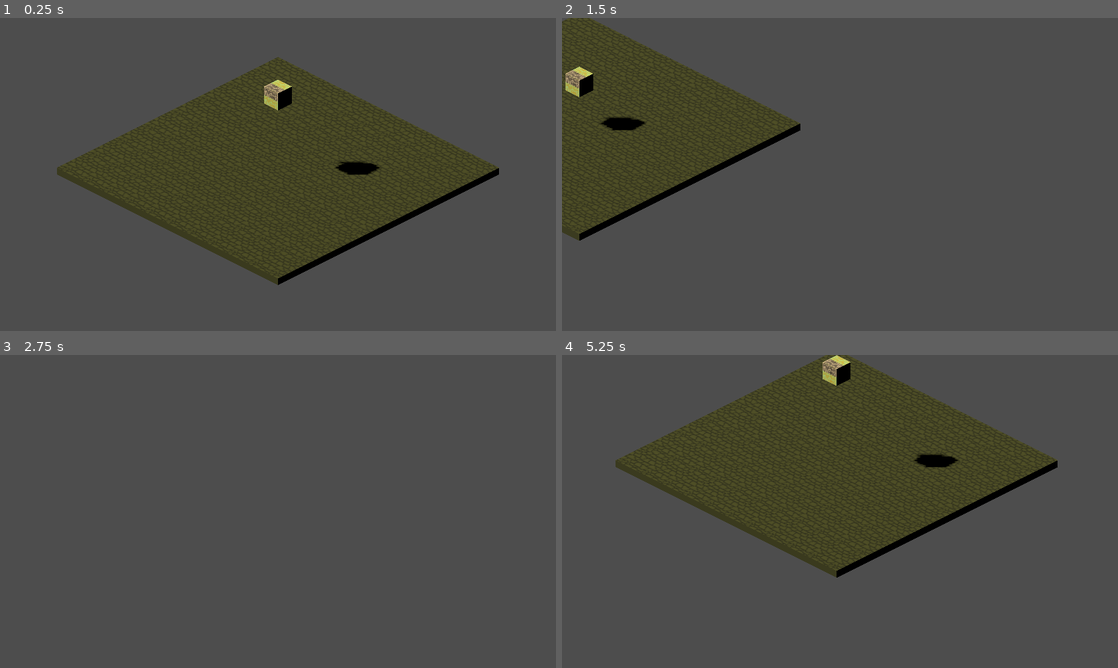
Above: before the commit, frames 1-4 (two rows, left to right).
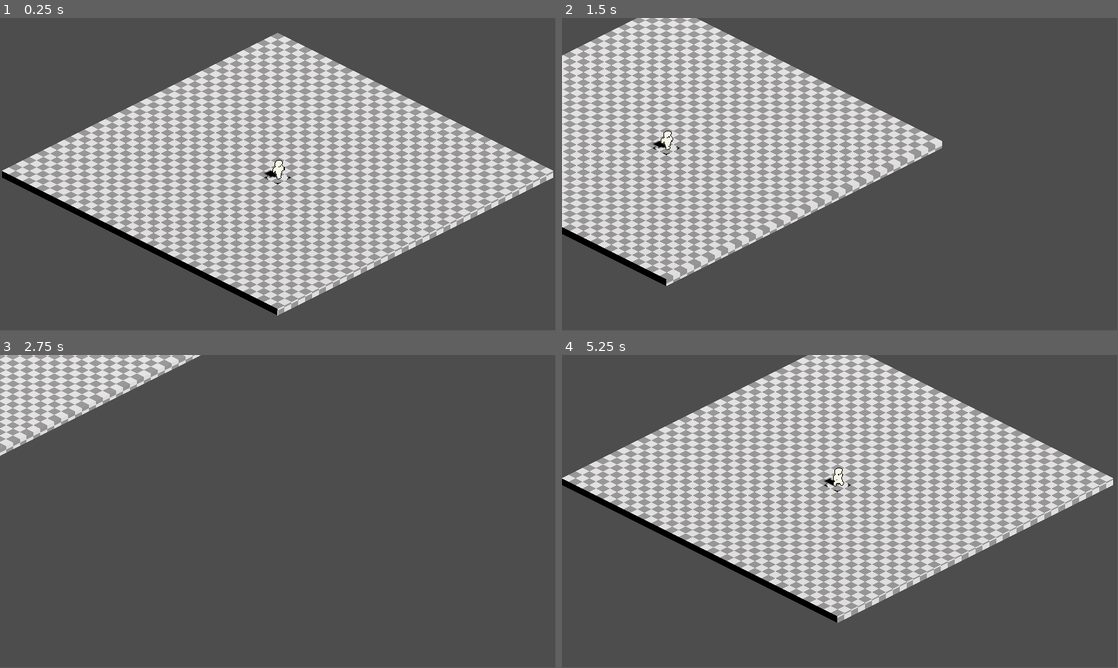
Above: after the commit, the same moments.

Repository: Armndo/tactics-poc
Game: Godot game, scene res://scene.tscn
Same seed, same stepped clock (60 frames per second), same inputs: the game is played once before the commit and once after it.
Inputs:
- Up to frame 1 (0.25 s): no input
- Up to frame 2 (1.5 s): tap Enter (start) at 0.5 s; hold Right (d-right) 0.53-1.28 s; hold J (a-button) 0.53-1.28 s; tap K (b-button) at 0.8, 1.35 s; hold Down (d-down) from 1.28 s (still down)
- Up to frame 3 (2.75 s): tap S (l-stick-d) at 1.55 s; release Down (d-down) at 2.03 s; hold Right (d-right) from 2.03 s (still down); hold S (l-stick-d) from 2.03 s (still down); tap A (l-stick-l) at 2.3 s
- Up to frame 4 (5.25 s): release Right (d-right) at 2.78 s; release S (l-stick-d) at 2.78 s; hold Up (d-up) 2.78-3.53 s; tap A (l-stick-l) at 2.85 s; tap D (l-stick-r) at 3.05 s; hold D (l-stick-r) 3.53-4.28 s; hold Left (d-left) 3.53-5.03 s; tap W (l-stick-u) at 3.8, 4.35 s; tap Space (select) at 4.55, 5.1 s; hold Down (d-down) from 5.03 s (still down); hold J (a-button) from 5.03 s (still down)
In our replay, the window is 800x450 before the commit and 799x449 after it. These sizes can differ from the game's own. Grey fills any space a smaller window leaves; there, only what the larger window draws over its background counts as a difference.

The runs differ from the first frame. In frame 1, 46% of the frame differs, in the area x 0-100%, y 4-96%; in frame 2, 37%; in frame 3, 5.8%; in frame 4, 46%.

Commit message:
feat: added cursor and character placeholder!!!
working with shadows too :)

Diff:
--- /dev/null
+++ b/assets/frames/denam.tres
@@ -0,0 +1,35 @@
+[gd_resource type="SpriteFrames" load_steps=5 format=3 uid="uid://bwxr6bjxwgc6a"]
+
+[ext_resource type="Texture2D" uid="uid://bf6s2xu0a1jdu" path="res://assets/textures/denam-spr.png" id="1_5563e"]
+
+[sub_resource type="AtlasTexture" id="AtlasTexture_5tw0p"]
+atlas = ExtResource("1_5563e")
+region = Rect2(0, 0, 20, 26)
+
+[sub_resource type="AtlasTexture" id="AtlasTexture_ip2sb"]
+atlas = ExtResource("1_5563e")
+region = Rect2(20, 0, 20, 26)
+
+[sub_resource type="AtlasTexture" id="AtlasTexture_7ssvv"]
+atlas = ExtResource("1_5563e")
+region = Rect2(40, 0, 20, 26)
+
+[resource]
+animations = [{
+"frames": [{
+"duration": 1.0,
+"texture": SubResource("AtlasTexture_5tw0p")
+}, {
+"duration": 1.0,
+"texture": SubResource("AtlasTexture_ip2sb")
+}, {
+"duration": 1.0,
+"texture": SubResource("AtlasTexture_5tw0p")
+}, {
+"duration": 1.0,
+"texture": SubResource("AtlasTexture_7ssvv")
+}],
+"loop": true,
+"name": &"idle_walk",
+"speed": 4.0
+}]
--- /dev/null
+++ b/assets/frames/denam_shadow.tres
@@ -0,0 +1,39 @@
+[gd_resource type="SpriteFrames" load_steps=6 format=3 uid="uid://iulvslm3hkul"]
+
+[ext_resource type="Texture2D" uid="uid://dkrbliiikfcls" path="res://assets/textures/char_placeholder.png" id="1_pp366"]
+
+[sub_resource type="AtlasTexture" id="AtlasTexture_fmgmi"]
+atlas = ExtResource("1_pp366")
+region = Rect2(0, 0, 20, 26)
+
+[sub_resource type="AtlasTexture" id="AtlasTexture_qmfbe"]
+atlas = ExtResource("1_pp366")
+region = Rect2(20, 0, 20, 26)
+
+[sub_resource type="AtlasTexture" id="AtlasTexture_gs6jw"]
+atlas = ExtResource("1_pp366")
+region = Rect2(0, 26, 20, 26)
+
+[sub_resource type="AtlasTexture" id="AtlasTexture_ydqcj"]
+atlas = ExtResource("1_pp366")
+region = Rect2(20, 26, 20, 26)
+
+[resource]
+animations = [{
+"frames": [{
+"duration": 1.0,
+"texture": SubResource("AtlasTexture_fmgmi")
+}, {
+"duration": 1.0,
+"texture": SubResource("AtlasTexture_qmfbe")
+}, {
+"duration": 1.0,
+"texture": SubResource("AtlasTexture_gs6jw")
+}, {
+"duration": 1.0,
+"texture": SubResource("AtlasTexture_ydqcj")
+}],
+"loop": true,
+"name": &"idle_walk",
+"speed": 4.0
+}]
--- /dev/null
+++ b/assets/frames/placeholder.tres
@@ -0,0 +1,39 @@
+[gd_resource type="SpriteFrames" load_steps=6 format=3 uid="uid://ckk3w270vss1t"]
+
+[ext_resource type="Texture2D" uid="uid://dkrbliiikfcls" path="res://assets/textures/char_placeholder.png" id="1_tulh3"]
+
+[sub_resource type="AtlasTexture" id="AtlasTexture_fmgmi"]
+atlas = ExtResource("1_tulh3")
+region = Rect2(0, 0, 20, 26)
+
+[sub_resource type="AtlasTexture" id="AtlasTexture_qmfbe"]
+atlas = ExtResource("1_tulh3")
+region = Rect2(20, 0, 20, 26)
+
+[sub_resource type="AtlasTexture" id="AtlasTexture_gs6jw"]
+atlas = ExtResource("1_tulh3")
+region = Rect2(0, 26, 20, 26)
+
+[sub_resource type="AtlasTexture" id="AtlasTexture_ydqcj"]
+atlas = ExtResource("1_tulh3")
+region = Rect2(20, 26, 20, 26)
+
+[resource]
+animations = [{
+"frames": [{
+"duration": 1.0,
+"texture": SubResource("AtlasTexture_fmgmi")
+}, {
+"duration": 1.0,
+"texture": SubResource("AtlasTexture_qmfbe")
+}, {
+"duration": 1.0,
+"texture": SubResource("AtlasTexture_gs6jw")
+}, {
+"duration": 1.0,
+"texture": SubResource("AtlasTexture_ydqcj")
+}],
+"loop": true,
+"name": &"idle_walk",
+"speed": 6.0
+}]
--- a/camera_control.gd
+++ b/camera_control.gd
@@ -14,7 +14,7 @@
 const CHANGE_X_ROT = 50
 const CHANGE_Y_ROT = 45
 const CHANGE_ZOOM = 1
-const CHANGE_POS = .075
+const CHANGE_POS = .05
 
 var pos = DEFAULT_POSITION
 var orientation = DEFAULT_ORIENTATION
@@ -105,18 +105,18 @@
 func controlCamera2(y, x):
 	match y:
 		1:
-			print("y+")
+			#print("y+")
 			pos += Vector3(0, CHANGE_POS, 0)
 		-1:
-			print("y-")
+			#print("y-")
 			pos += Vector3(0, -CHANGE_POS, 0)
 
 	match x:
 		1:
-			print("x+")
+			#print("x+")
 			pos += Vector3(CHANGE_POS, 0, 0)
 		-1:
-			print("x-")
+			#print("x-")
 			pos += Vector3(-CHANGE_POS, 0, 0)
 
 func _process(delta):
--- a/camera_control.tscn
+++ b/camera_control.tscn
@@ -21,3 +21,4 @@
 
 [node name="CollisionShape3D" type="CollisionShape3D" parent="."]
 shape = SubResource("BoxShape3D_hpnet")
+disabled = true
--- a/character.gd
+++ b/character.gd
@@ -1,9 +1,23 @@
 extends CharacterBody3D
 class_name Character
 
+@onready var sprite = $CharacterSprite
+@onready var spriteShadow = $CharacterShadow
+
 const SPEED = 2.5
 const JUMP_VELOCITY = 3.0
-var speed_buff = 1;
+const CURSOR_FRAME_RATE = 6
+const MOVE_SPEED = 15
+const DEFAULT_SPRITE_YPOS = -0.0625
+const DEFAULT_SPRITE_YROT = PI/4
+const ROTATION_SPEED = 10
+var speed_buff = 1
+var frame_count = 0
+var init = false
+var xpos = 0
+var zpos = 0
+var yrot = DEFAULT_SPRITE_YROT
+
 
 var camera : CameraControl = null
 
@@ -12,50 +26,126 @@
 
 func configure(my_camera : CameraControl):
 	camera = my_camera
-	position = Vector3(0, 1, 0)
+	#position = Vector3(0, 1, 0)
 
-#func _ready():
+func _ready():
+	sprite.play("idle_walk")
+	spriteShadow.play("idle_walk")
+	pass
 	#position = Vector3(0, 1, 0)
 
 func _physics_process(delta):
+	print(spriteShadow.position)
+	if camera.orientation < 0:
+		#print("a")
+		zpos = -.25
+		yrot = 0
+		#spriteShadow.rotation.y = PI/8
+		#spriteShadow.rotation_degrees.y = 0
+	elif camera.orientation > 0:
+		#print("b")
+		xpos = -.25
+		yrot = PI/2
+		#spriteShadow.rotation.y = -PI/8
+		#spriteShadow.position = Vector3(0, DEFAULT_SPRITE_YPOS, -.125)
+		#sprite.alpha_cut = 0
+		#spriteShadow.show()
+	else:
+		xpos = 0
+		zpos = 0
+		yrot = DEFAULT_SPRITE_YROT
+		#spriteShadow.rotation.y = PI/2
+		#spriteShadow.position = Vector3(0, DEFAULT_SPRITE_YPOS, 0)
+		#spriteShadow.rotation_degrees = Vector3(0, 90, 0)
+		#spriteShadow.rotate(Vector3(0, 90, 0), 0)
+		#spriteShadow.rotation_degrees.y = 90
+		#sprite.alpha_cut = 2
+		#spriteShadow.hide()
+
+	#print(spriteShadow.rotation.y, " - ", yrot)
+	#print(spriteShadow.rotation)
+	#print(camera.camera.rotation)
+
+	#if spriteShadow.rotation.y != yrot:
+		#spriteShadow.rotation.y = lerp_angle(spriteShadow.rotation.y, yrot, ROTATION_SPEED*delta)
+
+	var target_position = Vector3(xpos, DEFAULT_SPRITE_YPOS, zpos)
+
+	if sprite.position != target_position:
+		sprite.position = lerp(sprite.position, target_position, .25)
+
+	if not init:
+		init = true
+		#position = Vector3(0, .125, 0)
+
+	frame_count += 1
 	#print(camera.pos)
 	# Add the gravity.
-	if not is_on_floor():
-		velocity.y -= gravity * delta
+	#if not is_on_floor():
+		#velocity.y -= gravity * delta
 
 	if position[1] < -5:
 		position[1] = 5
 		velocity.y = 0
 
 	if Input.is_action_just_pressed("select"):
-		position = Vector3(0, 1, 0)
+		position = Vector3(.125, .125, .125)
 		velocity.y = 0
 		velocity.x = 0
 		velocity.z = 0
 
-	if Input.is_action_pressed("b-button"):
-		speed_buff = 1.5
+	#if Input.is_action_pressed("b-button"):
+		#speed_buff = 1.5
+	#else:
+		#speed_buff = 1
+
+	## Handle jump.
+	#if Input.is_action_pressed("a-button") and is_on_floor():
+		#velocity.y = JUMP_VELOCITY
+
+	var held_down = frame_count % CURSOR_FRAME_RATE == 0
+	var move_flag = Input.get_vector("l-stick-l", "l-stick-r", "l-stick-u", "l-stick-d") != Vector2(0, 0)
+
+	if held_down and move_flag:
+		if camera.orientation > 0:
+			if Input.is_action_pressed("l-stick-l"):
+				velocity.z = MOVE_SPEED
+			elif Input.is_action_pressed("l-stick-r"):
+				velocity.z = -MOVE_SPEED
+			elif Input.is_action_pressed("l-stick-u"):
+				velocity.x = -MOVE_SPEED
+			elif Input.is_action_pressed("l-stick-d"):
+				velocity.x = MOVE_SPEED
+		else:
+			if Input.is_action_pressed("l-stick-l"):
+				velocity.x = -MOVE_SPEED
+			elif Input.is_action_pressed("l-stick-r"):
+				velocity.x = MOVE_SPEED
+			elif Input.is_action_pressed("l-stick-u"):
+				velocity.z = -MOVE_SPEED
+			elif Input.is_action_pressed("l-stick-d"):
+				velocity.z = MOVE_SPEED
 	else:
-		speed_buff = 1
-
-	# Handle jump.
-	if Input.is_action_pressed("a-button") and is_on_floor():
-		velocity.y = JUMP_VELOCITY
+		velocity.x = 0
+		velocity.z = 0
 
 	# Get the input direction and handle the movement/deceleration.
 	# As good practice, you should replace UI actions with custom gameplay actions.
-	var input_dir = Input.get_vector("l-stick-l", "l-stick-r", "l-stick-u", "l-stick-d")
-
-	if camera.orientation > 0:
-		input_dir = Input.get_vector("l-stick-u", "l-stick-d", "l-stick-r", "l-stick-l")
-
-	var direction = (transform.basis * Vector3(input_dir.x, 0, input_dir.y)).normalized()
-
-	if direction:
-		velocity.x = direction.x * SPEED * speed_buff
-		velocity.z = direction.z * SPEED * speed_buff
-	else:
-		velocity.x = move_toward(velocity.x, 0, SPEED)
-		velocity.z = move_toward(velocity.z, 0, SPEED)
+	#uncomment for og behaviour
+	#var input_dir = Input.get_vector("l-stick-l", "l-stick-r", "l-stick-u", "l-stick-d")
+#
+	#if camera.orientation > 0:
+		#input_dir = Input.get_vector("l-stick-u", "l-stick-d", "l-stick-r", "l-stick-l")
+#
+	#var direction = (transform.basis * Vector3(input_dir.x, 0, input_dir.y)).normalized()
+#
+	#print(velocity)
+#
+	#if direction:
+		#velocity.x = direction.x * SPEED * speed_buff
+		#velocity.z = direction.z * SPEED * speed_buff
+	#else:
+		#velocity.x = move_toward(velocity.x, 0, SPEED)
+		#velocity.z = move_toward(velocity.z, 0, SPEED)
 
 	move_and_slide()
--- a/character.tscn
+++ b/character.tscn
@@ -1,24 +1,47 @@
-[gd_scene load_steps=6 format=3 uid="uid://bsn1j6j4vso2l"]
+[gd_scene load_steps=7 format=3 uid="uid://bsn1j6j4vso2l"]
 
 [ext_resource type="Script" uid="uid://dbado0ih6222v" path="res://character.gd" id="1_c8vep"]
-[ext_resource type="Texture2D" uid="uid://cix4jyjjkjf13" path="res://assets/textures/placeholder.png" id="2_c5f7t"]
+[ext_resource type="Texture2D" uid="uid://d1t7vj3vv7nj4" path="res://assets/textures/cursor4.png" id="2_pjt0s"]
+[ext_resource type="SpriteFrames" uid="uid://ckk3w270vss1t" path="res://assets/frames/placeholder.tres" id="3_wa5vi"]
 
 [sub_resource type="BoxShape3D" id="BoxShape3D_u0yi5"]
 
-[sub_resource type="StandardMaterial3D" id="StandardMaterial3D_iqymn"]
-albedo_texture = ExtResource("2_c5f7t")
-uv1_scale = Vector3(3, 2, 1)
+[sub_resource type="StandardMaterial3D" id="StandardMaterial3D_pjt0s"]
+transparency = 1
+albedo_texture = ExtResource("2_pjt0s")
+texture_filter = 0
+texture_repeat = false
 
-[sub_resource type="BoxMesh" id="BoxMesh_evaxt"]
-material = SubResource("StandardMaterial3D_iqymn")
+[sub_resource type="PlaneMesh" id="PlaneMesh_wa5vi"]
+material = SubResource("StandardMaterial3D_pjt0s")
+size = Vector2(1, 1)
 
 [node name="character" type="CharacterBody3D"]
+transform = Transform3D(1, 0, 0, 0, 1, 0, 0, 0, 1, -0.00280762, -0.00170898, 0)
 script = ExtResource("1_c8vep")
 
 [node name="CollisionShape3D" type="CollisionShape3D" parent="."]
-transform = Transform3D(0.25, 0, 0, 0, 0.25, 0, 0, 0, 0.25, 0, 0.5, 0)
 shape = SubResource("BoxShape3D_u0yi5")
 
-[node name="MeshInstance3D" type="MeshInstance3D" parent="."]
-transform = Transform3D(0.25, 0, 0, 0, 0.25, 0, 0, 0, 0.25, 0, 0.5, 0)
-mesh = SubResource("BoxMesh_evaxt")
+[node name="Cursor" type="MeshInstance3D" parent="."]
+transform = Transform3D(1, 0, 0, 0, 1, 0, 0, 0, 1, 0, -0.5, 0)
+cast_shadow = 0
+mesh = SubResource("PlaneMesh_wa5vi")
+
+[node name="CharacterSprite" type="AnimatedSprite3D" parent="."]
+transform = Transform3D(4, 0, 0, 0, 4, 0, 0, 0, 4, 0, -0.062, 0)
+billboard = 1
+texture_filter = 0
+render_priority = 2
+sprite_frames = ExtResource("3_wa5vi")
+animation = &"idle_walk"
+
+[node name="CharacterShadow" type="AnimatedSprite3D" parent="."]
+transform = Transform3D(-1.74846e-07, 0, 4, 0, 4, 0, -4, 0, -1.74846e-07, 0, 0.063, 0)
+cast_shadow = 3
+alpha_cut = 2
+alpha_antialiasing_mode = 2
+texture_filter = 0
+render_priority = 1
+sprite_frames = ExtResource("3_wa5vi")
+animation = &"idle_walk"
--- a/project.godot
+++ b/project.godot
@@ -17,8 +17,8 @@
 
 [display]
 
-window/size/viewport_width=1280
-window/size/viewport_height=720
+window/size/viewport_width=1920
+window/size/viewport_height=1080
 
 [dotnet]
 
@@ -116,3 +116,7 @@
 , Object(InputEventKey,"resource_local_to_scene":false,"resource_name":"","device":-1,"window_id":0,"alt_pressed":false …(183 unchanged characters)…
 ]
 }
+
+[rendering]
+
+textures/canvas_textures/default_texture_filter=0
--- a/scene.tscn
+++ b/scene.tscn
@@ -3,20 +3,21 @@
 [ext_resource type="Script" uid="uid://cbnd7rr38ngp4" path="res://scene.gd" id="1_5qc05"]
 [ext_resource type="PackedScene" uid="uid://bsn1j6j4vso2l" path="res://character.tscn" id="1_ap1qx"]
 [ext_resource type="PackedScene" uid="uid://dvvx2c5r1u6ol" path="res://camera_control.tscn" id="2_cimrh"]
-[ext_resource type="Texture2D" uid="uid://wldek25dv62b" path="res://assets/tiles/cobble.png" id="3_l75lw"]
+[ext_resource type="Texture2D" uid="uid://d3103ust7vd0f" path="res://assets/tiles/test_tile.png" id="3_m7jmp"]
 [ext_resource type="Script" uid="uid://co0g7qglcutti" path="res://geometry.gd" id="4_fiyty"]
 
 [sub_resource type="BoxShape3D" id="BoxShape3D_15e7h"]
 margin = 0.0
-size = Vector3(4, 0.1, 4)
+size = Vector3(5, 0.1, 5)
 
 [sub_resource type="StandardMaterial3D" id="StandardMaterial3D_kylyh"]
-albedo_texture = ExtResource("3_l75lw")
-uv1_scale = Vector3(32, 16, 8)
+albedo_texture = ExtResource("3_m7jmp")
+uv1_scale = Vector3(60, 40, 20)
+texture_filter = 0
 
 [sub_resource type="BoxMesh" id="BoxMesh_12qn8"]
 material = SubResource("StandardMaterial3D_kylyh")
-size = Vector3(4, 0.1, 4)
+size = Vector3(5, 0.1, 5)
 
 [sub_resource type="ArrayMesh" id="ArrayMesh_t6nmm"]
 _surfaces = [{
@@ -31,30 +32,30 @@
 }]
 
 [node name="scene" type="Node3D"]
-transform = Transform3D(1, 0, 0, 0, 1, 0, 0, 0, 1, 0.392262, 0.448299, 0)
 script = ExtResource("1_5qc05")
 
 [node name="character" parent="." instance=ExtResource("1_ap1qx")]
+transform = Transform3D(0.25, 0, 0, 0, 0.25, 0, 0, 0, 0.25, 0.125, 0.125, 0.125)
 
 [node name="DirectionalLight3D" type="DirectionalLight3D" parent="."]
-transform = Transform3D(0.707107, 0.5, -0.5, 0, 0.707106, 0.707106, 0.707107, -0.5, 0.5, -4, 4, -4)
+transform = Transform3D(-4.37114e-08, -0.707107, 0.707107, 0, 0.707107, 0.707107, -1, 3.09086e-08, -3.09086e-08, 20, 20, 0)
 shadow_enabled = true
+shadow_bias = 0.0
+shadow_blur = 0.0
 
 [node name="piso" type="StaticBody3D" parent="."]
 
 [node name="CollisionShape3D" type="CollisionShape3D" parent="piso"]
-transform = Transform3D(1, 0, 0, 0, 1, 0, 0, 0, 1, 0, 0.05, 0)
 shape = SubResource("BoxShape3D_15e7h")
 
 [node name="MeshInstance3D" type="MeshInstance3D" parent="piso"]
-transform = Transform3D(1, 0, 0, 0, 1, 0, 0, 0, 1, 0, 0.05, 0)
 mesh = SubResource("BoxMesh_12qn8")
 skeleton = NodePath("../..")
 
 [node name="cameraControl" parent="." instance=ExtResource("2_cimrh")]
 
 [node name="geometry" type="MeshInstance3D" parent="."]
-transform = Transform3D(1, 0, 0, 0, 1, 0, 0, 0, 1, 2, 2, 2)
+transform = Transform3D(1, 0, 0, 0, 1, 0, 0, 0, 1, 5, 5, 5)
 visible = false
 mesh = SubResource("ArrayMesh_t6nmm")
 script = ExtResource("4_fiyty")
--- /dev/null
+++ b/sprites.gd
@@ -0,0 +1,12 @@
+extends Node2D
+
+@onready var denam = $denam
+
+# Called when the node enters the scene tree for the first time.
+func _ready() -> void:
+	denam.play("idle_walk")
+
+
+# Called every frame. 'delta' is the elapsed time since the previous frame.
+func _process(delta: float) -> void:
+	pass
--- /dev/null
+++ b/sprites.tscn
@@ -0,0 +1,15 @@
+[gd_scene load_steps=3 format=3 uid="uid://d0vwt8jlllktg"]
+
+[ext_resource type="Script" uid="uid://cp3mu8dbneev2" path="res://sprites.gd" id="1_inbnb"]
+[ext_resource type="SpriteFrames" uid="uid://ckk3w270vss1t" path="res://assets/frames/placeholder.tres" id="2_inbnb"]
+
+[node name="sprites" type="Node2D"]
+script = ExtResource("1_inbnb")
+
+[node name="denam" type="AnimatedSprite2D" parent="."]
+texture_filter = 1
+texture_repeat = 1
+position = Vector2(-2, 2)
+sprite_frames = ExtResource("2_inbnb")
+animation = &"idle_walk"
+frame_progress = 0.189541
Binary file added: assets/textures/char_placeholder.png
Not shown, added: assets/textures/char_placeholder.png.import
Binary file added: assets/textures/cursor.png
Not shown, added: assets/textures/cursor.png.import
Binary file added: assets/textures/cursor2.png
Not shown, added: assets/textures/cursor2.png.import
Binary file added: assets/textures/cursor2_2.png
Not shown, added: assets/textures/cursor2_2.png.import
Binary file added: assets/textures/cursor3.png
Not shown, added: assets/textures/cursor3.png.import
Binary file added: assets/textures/cursor4.png
Not shown, added: assets/textures/cursor4.png.import
(and 6 more such lines)
